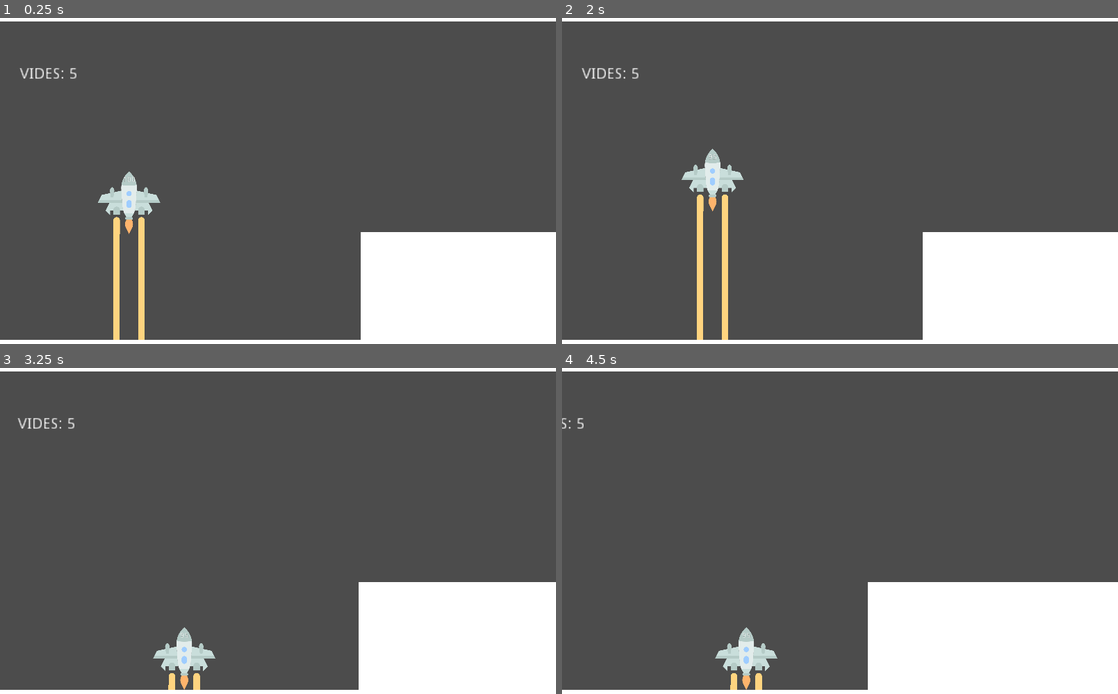
Above: before the commit, frames 1-4 (two rows, left to right).
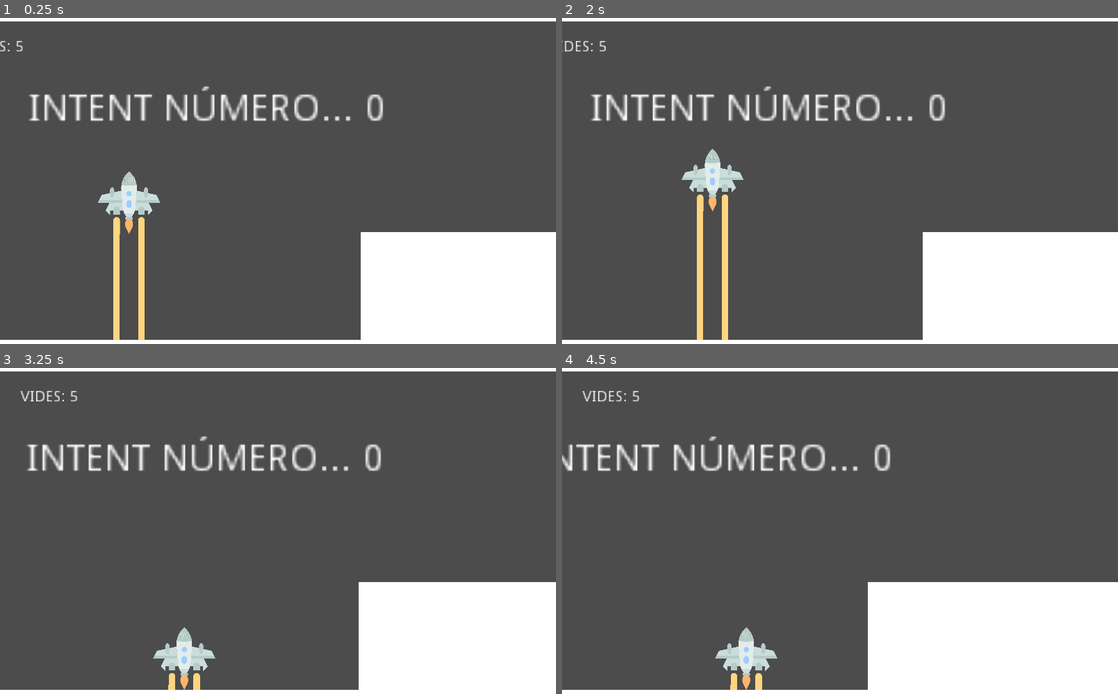
Above: after the commit, the same moments.

Repository: AlBlinder/joc
Game: Godot game, scene res://Node2D.tscn
The game is run twice, just before and just after one commit, with the same random seed, the same clock (stepped at 60 frames per second) and the same inputs.
Inputs:
- Up to frame 1 (0.25 s): no input
- Up to frame 2 (2 s): hold Up (ves_dalt) 0.53-1.28 s; tap Right (ves_dreta) at 1.35 s
- Up to frame 3 (3.25 s): tap Left (ves_esquerra) at 2.1 s; tap Up (ves_dalt) at 2.85 s
- Up to frame 4 (4.5 s): tap Right (ves_dreta) at 3.6 s; tap Left (ves_esquerra) at 4.35 s

The runs differ from the first frame. In frame 1, 2.4% of the frame differs, in the area x 0-69%, y 7-32%; in frame 2, 2.4%; in frame 3, 2.5%, in the area x 3-69%, y 7-32%; in frame 4, 2.2%.
Error before the commit: Invalid set index 'text' (on base: 'null instance') with value of type 'String'. (res://Node2D.gd:21)

Commit message:
Contador
Contador dels intents.

Diff:
--- a/Node2D.tscn
+++ b/Node2D.tscn
@@ -46,6 +46,17 @@
 rect_scale = Vector2( 2, 2 )
 theme = SubResource( 1 )
 text = "Vides: 5"
+valign = 1
+uppercase = true
+
+[node name="Contador" type="Label" parent="."]
+margin_left = -186.0
+margin_top = -265.0
+margin_right = -4.00002
+margin_bottom = -211.0
+rect_scale = Vector2( 5, 5 )
+theme = SubResource( 1 )
+text = "INTENT NÚMERO... 0"
 valign = 1
 uppercase = true
 
